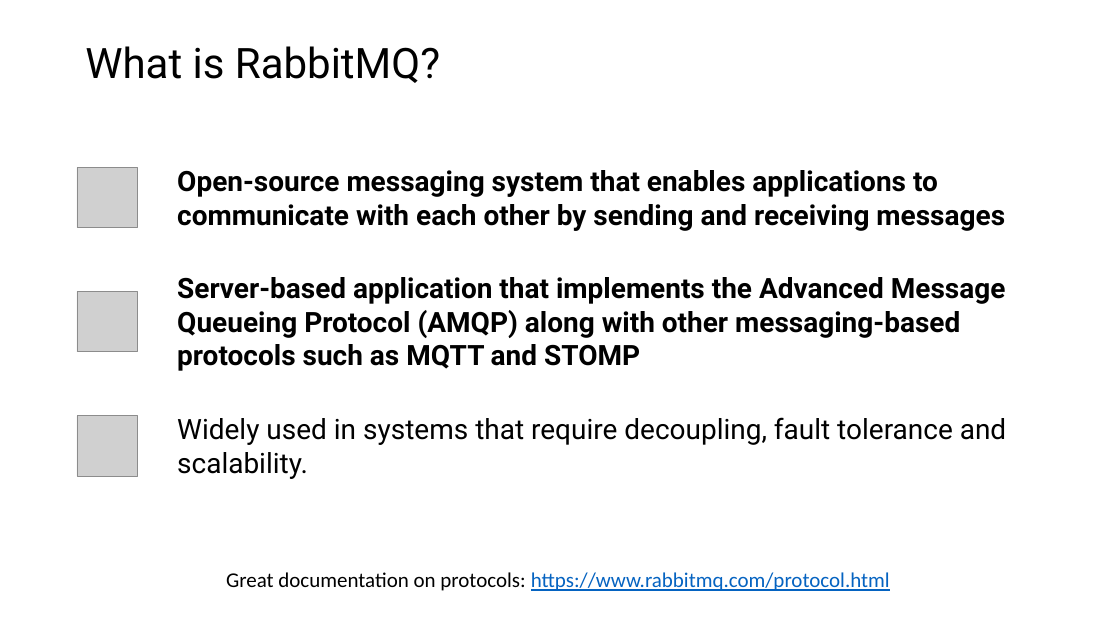
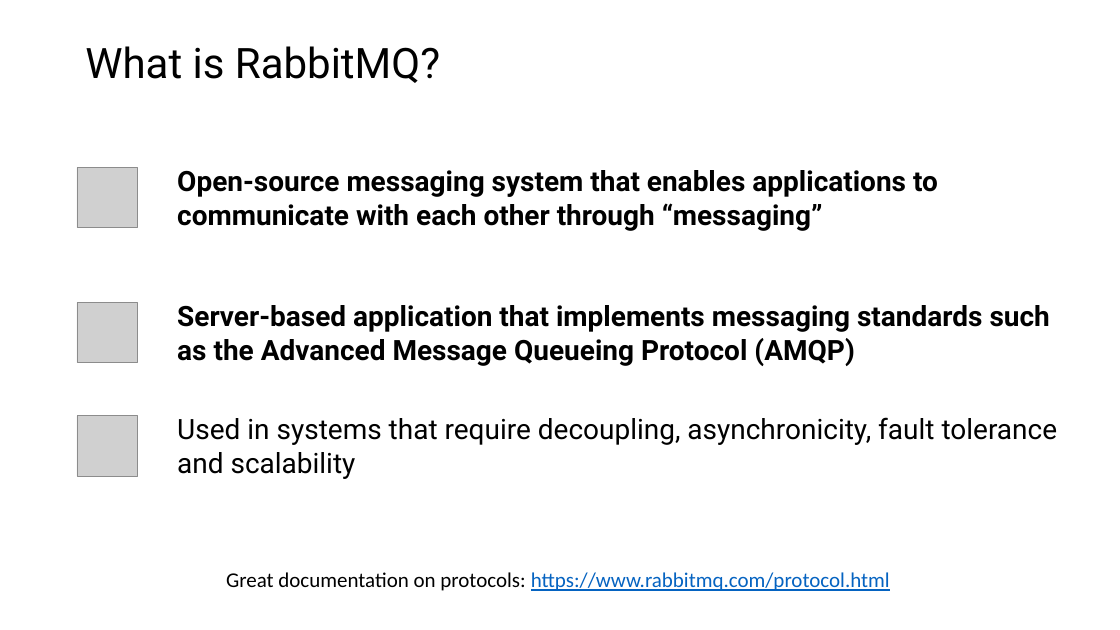
Before and after one commit to roblappcoupa/rabbitmq-presentation, a slide deck: slide 3 of Docs/RabbitMQ.pptx. Drawn at 1120x630 pixels with LibreOffice and Linux fonts; fonts in the diff are those of the drawing; grey boxes stand for pictures. Boxes give left, top, right and bottom in pixels: in the first picture for what was removed or moved away, otherwise in the second. Text is boxed around its words. In the diff, an @@ line names an element or a change of style, - is before the commit and + after.

```diff
--- a/Docs/RabbitMQ.pptx
+++ b/Docs/RabbitMQ.pptx
@@ text at [177,170,938,231]: text changed @@
-Open-source messaging system that enables applications to communicate with each other by sending and receiving messages
+Open-source messaging system that enables applications to communicate with each other through “messaging”
@@ picture: place and size @@
-picture at [77,292,138,352]
+picture at [77,302,138,363]
@@ text at [177,305,1050,366]: text changed @@
-Server-based application that implements the Advanced Message Queueing Protocol (AMQP) along with other messaging-based protocols such as MQTT and STOMP
+Server-based application that implements messaging standards such as the Advanced Message Queueing Protocol (AMQP)
@@ text at [177,417,1058,479]: text changed @@
-Widely used in systems that require decoupling, fault tolerance and scalability.
+Used in systems that require decoupling, asynchronicity, fault tolerance and scalability
```
Also in this commit, not shown: 14 other slides changed, 3 slides added, 1 other file.
